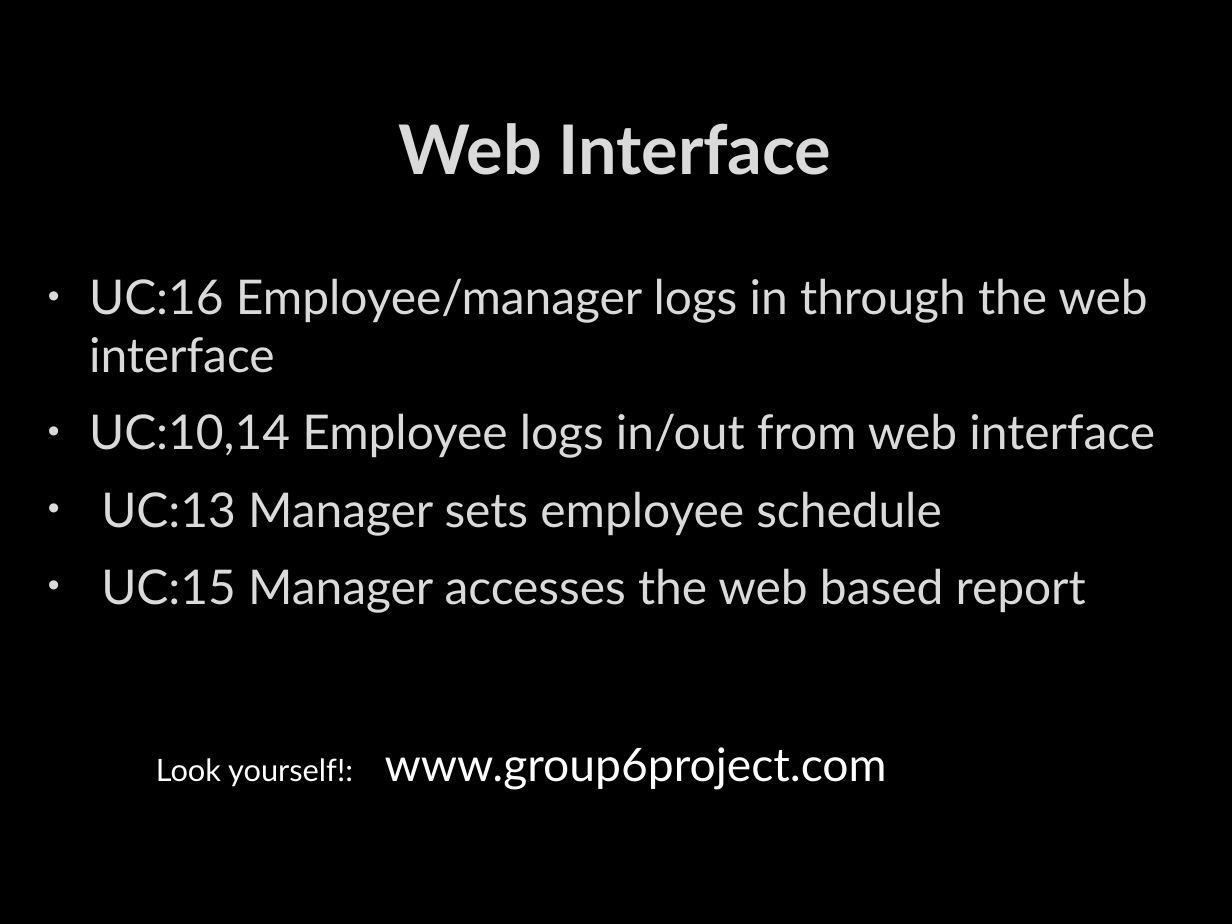
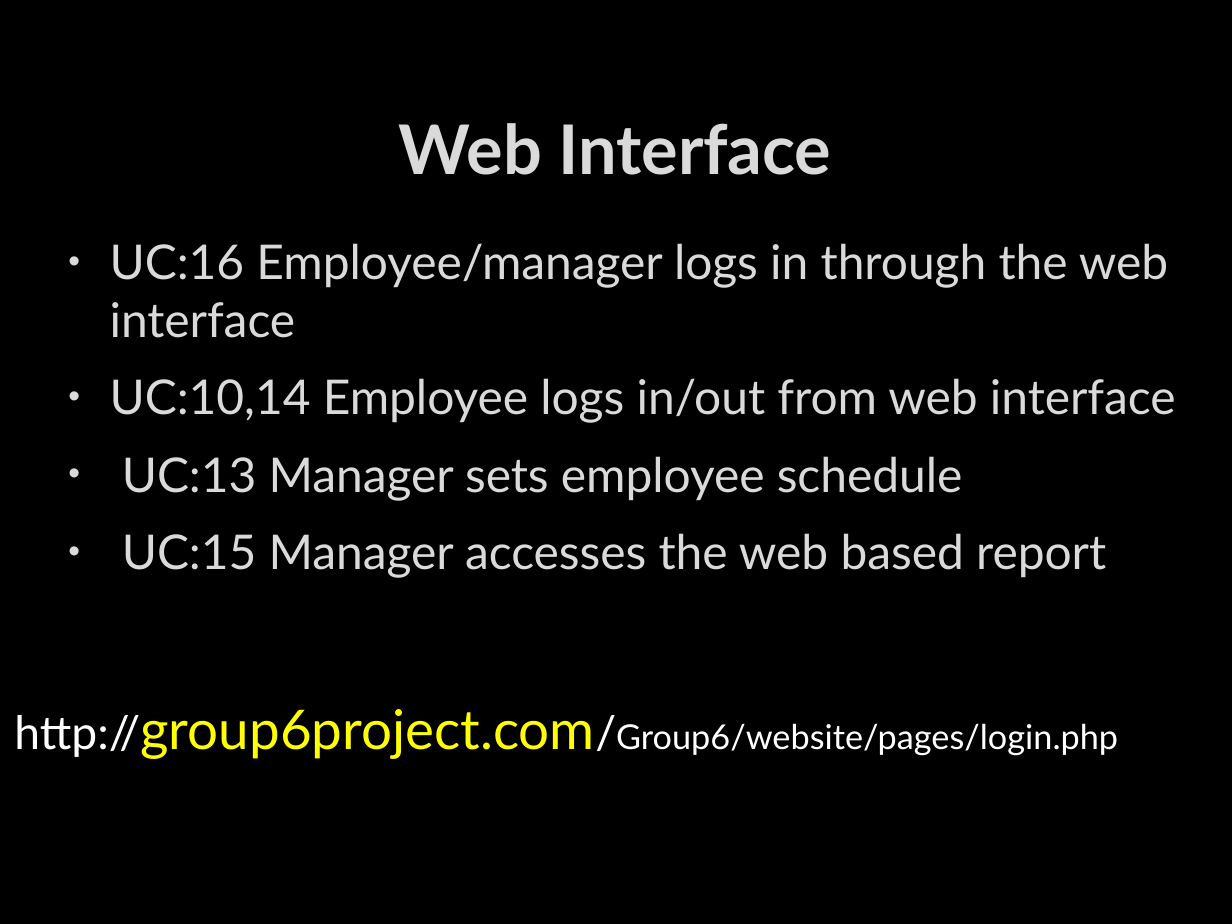
Before and after one commit to ddave2122/Group6, a slide deck: slide 15 of MobAppFinalPresent.pptx. Drawn at 1232x924 pixels with LibreOffice and Linux fonts; fonts in the diff are those of the drawing; background and template pictures are left out. Boxes give left, top, right and bottom in pixels: in the first picture for what was removed or moved away, otherwise in the second. Text is boxed around its words. In the diff, an @@ line names an element or a change of style, - is before the commit and + after.

```diff
--- a/MobAppFinalPresent.pptx
+++ b/MobAppFinalPresent.pptx
@@ text "UC:16 Employee/manager logs in through ...": place and size @@
-text "UC:16 Employee/manager logs in through ..." at (89,278,1155,613)
+text "UC:16 Employee/manager logs in through ..." at (110,243,1176,578)
@@ text at (14,709,1118,759): text changed; size 27 to 20 pt @@
-Look yourself!: www.group6project.com
+http://group6project.com/Group6/website/pages/login.php
```
Also in this commit, not shown: 6 other slides changed.
